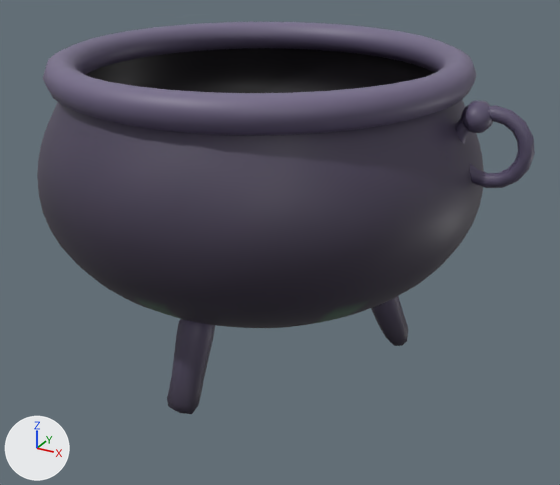
Before and after pictures for a commit that changed the glTF model models/cauldron.glb.
Before and after are seen from a 50 mm lens placed at (1.65, -2.83, 1.99), pointed at (0.12, -0.05, 0.6). Arrows for +X, +Y and +Z are at lower left; the lights stay in place. The first picture is the older version. Where no turn or scale is listed for an object, it has been applied to the vertices.

The first picture shows 'cauldron'.
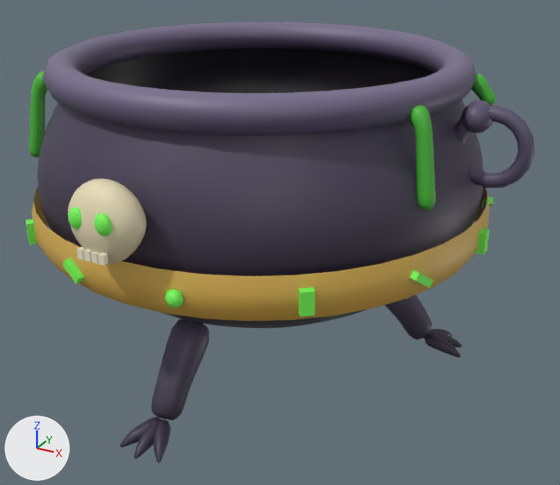
What changed in the scene script:
```text
Add mat_defaultmaterial_001:
    mat_defaultmaterial_001 = bpy.data.materials.new('DefaultMaterial.001')
    mat_defaultmaterial_001.use_nodes = True; mat_defaultmaterial_001.node_tree.nodes.clear()
    _N = mat_defaultmaterial_001.node_tree.nodes; _L = mat_defaultmaterial_001.node_tree.links
    n0 = _N.new('ShaderNodeOutputMaterial'); n0.name = 'Material Output'
    n1 = _N.new('ShaderNodeBsdfPrincipled'); n1.name = 'Principled BSDF'
    n2 = _N.new('ShaderNodeVertexColor'); n2.name = 'Color Attribute'
    _L.new(n1.outputs[0], n0.inputs[0])  # 'BSDF' to 'Surface'
    _L.new(n2.outputs[0], n1.inputs[0])  # 'Color' to 'Base Color'
Change me_cauldron_001:
    used by ob_cauldron; location = (0.0, 0.0, 0.0)
    remove me_cauldron_001.from_pydata(...)  # 4088 vertices, 7984 faces; spans x -1.15..1.15, y -0.95..0.95, z 0.02..1.43
    add me_cauldron_001.from_pydata(...)  # 5890 vertices, 11424 faces; spans x -1.15..1.15, y -1.12..0.99, z 0.0..1.43
    me_cauldron_001 part 1: a new loose piece, a box spanning x -0.056..-0.034, y -1.115..-1.095, z 0.912..0.947, in mat_defaultmaterial
    me_cauldron_001 part 2: a new loose piece, a box spanning x -0.026..-0.004, y -1.115..-1.095, z 0.912..0.947, in mat_defaultmaterial
    me_cauldron_001 part 3: a new loose piece, a box spanning x 0.004..0.026, y -1.115..-1.095, z 0.912..0.947, in mat_defaultmaterial
    me_cauldron_001 part 4: a new loose piece, a box spanning x 0.034..0.056, y -1.115..-1.095, z 0.912..0.947, in mat_defaultmaterial
    me_cauldron_001 part 5: the loose piece of 74 vertices spanning x 0.39..0.63, y 0.18..0.38, z 0.02..0.44 is rebuilt with 74 vertices and now spans x 0.42..0.72, y 0.2..0.42, z 0.05..0.43
    me_cauldron_001 part 6: 6 vertices moved from x -0.6..-0.02, y -0.7..0.39, z 0.06..0.15 to x -0.6..0.02, y -0.77..0.39, z 0.06..0.14; 142 vertices removed from x -0.61..0.06, y -0.7..0.4, z 0.02..0.44; 1690 vertices added at x -0.99..0.99, y -1.11..0.99, z 0.0..1.37
    me_cauldron_001 part 7: 222 vertices added at x 0.67..0.87, y 0.34..0.54, z 0.0..0.08
Add me_cauldron_glow:
    me_cauldron_glow.from_pydata(...)  # 228 vertices, 392 faces; spans x -1.02..1.02, y -1.12..1.0, z 0.72..1.09
    me_cauldron_glow.materials.append(mat_defaultmaterial_001)
Add ob_cauldron_glow:
    ob_cauldron_glow = bpy.data.objects.new('cauldron_glow', me_cauldron_glow)
    ob_cauldron_glow.location = (0.0, 0.0, 0.0)
```

Changed parts and their boxes [x1, y1, x2, y2] in the pictures (560 x 485 px):
'cauldron', reshaped (12% taller): before [37, 22, 535, 414]; after [29, 22, 535, 463]
'cauldron_glow', added: after [26, 197, 493, 317]
part 1 of me_cauldron_001, added: after [77, 247, 86, 260]
part 2 of me_cauldron_001, added: after [84, 249, 92, 262]
part 3 of me_cauldron_001, added: after [91, 251, 100, 264]
part 4 of me_cauldron_001, added: after [98, 252, 108, 265]
part 5 of me_cauldron_001, rebuilt (26% wider, 10% shorter): before [371, 296, 408, 346]; after [385, 295, 432, 340]
part 6 of me_cauldron_001, built on: before [167, 319, 215, 414]; after [29, 71, 497, 463]
part 7 of me_cauldron_001, added: after [424, 329, 462, 358]
